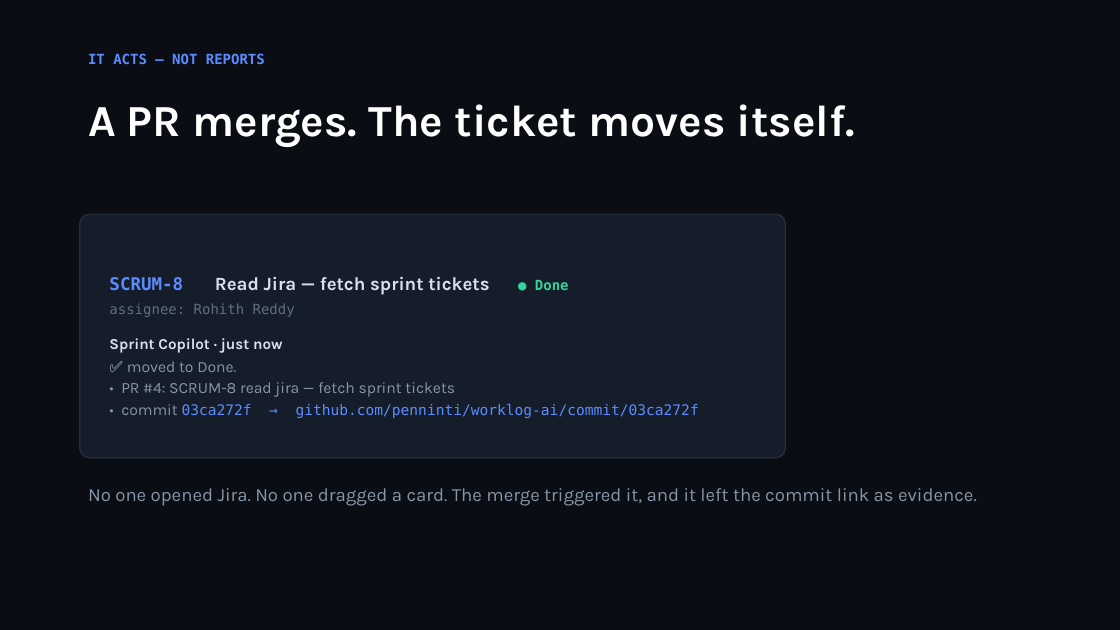
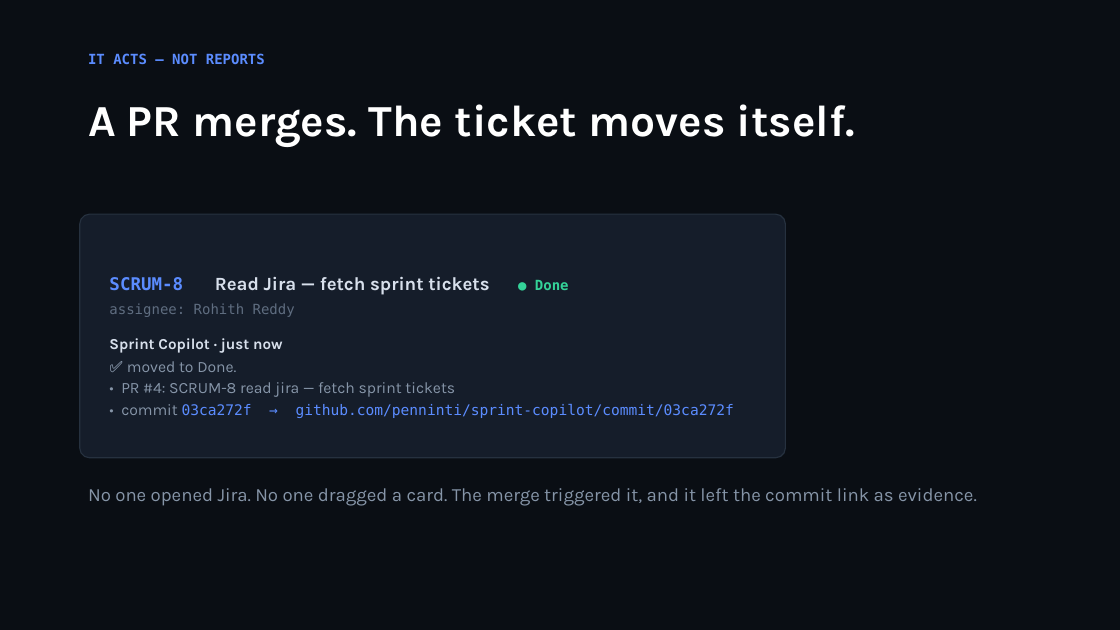
Before and after one commit to penninti/sprint-copilot, a slide deck: slide 4 of presentation/Sprint_Copilot.pptx. Drawn at 1120x630 pixels with LibreOffice and Linux fonts; fonts in the diff are those of the drawing. Boxes give left, top, right and bottom in pixels: in the first picture for what was removed or moved away, otherwise in the second. Text is boxed around its words. In the diff, an @@ line names an element or a change of style, - is before the commit and + after.

Commit message:
Update deck: multi-project auto-discovery + sprint-copilot repo references

```diff
--- a/presentation/Sprint_Copilot.pptx
+++ b/presentation/Sprint_Copilot.pptx
@@ text in rounded rectangle at [121,404,734,418]: text changed @@
-• commit 03ca272f → github.com/penninti/worklog-ai/commit/03ca272f
+• commit 03ca272f → github.com/penninti/sprint-copilot/commit/03ca272f
```
Also in this commit, not shown: 3 other slides changed, 1 other file.
